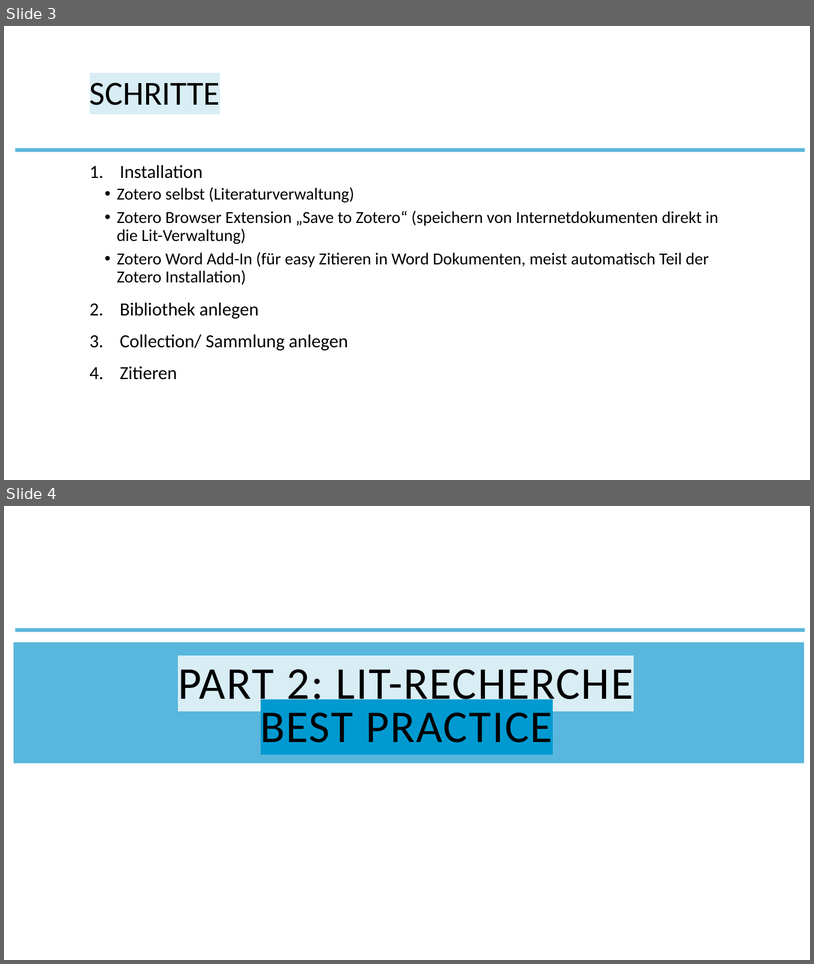
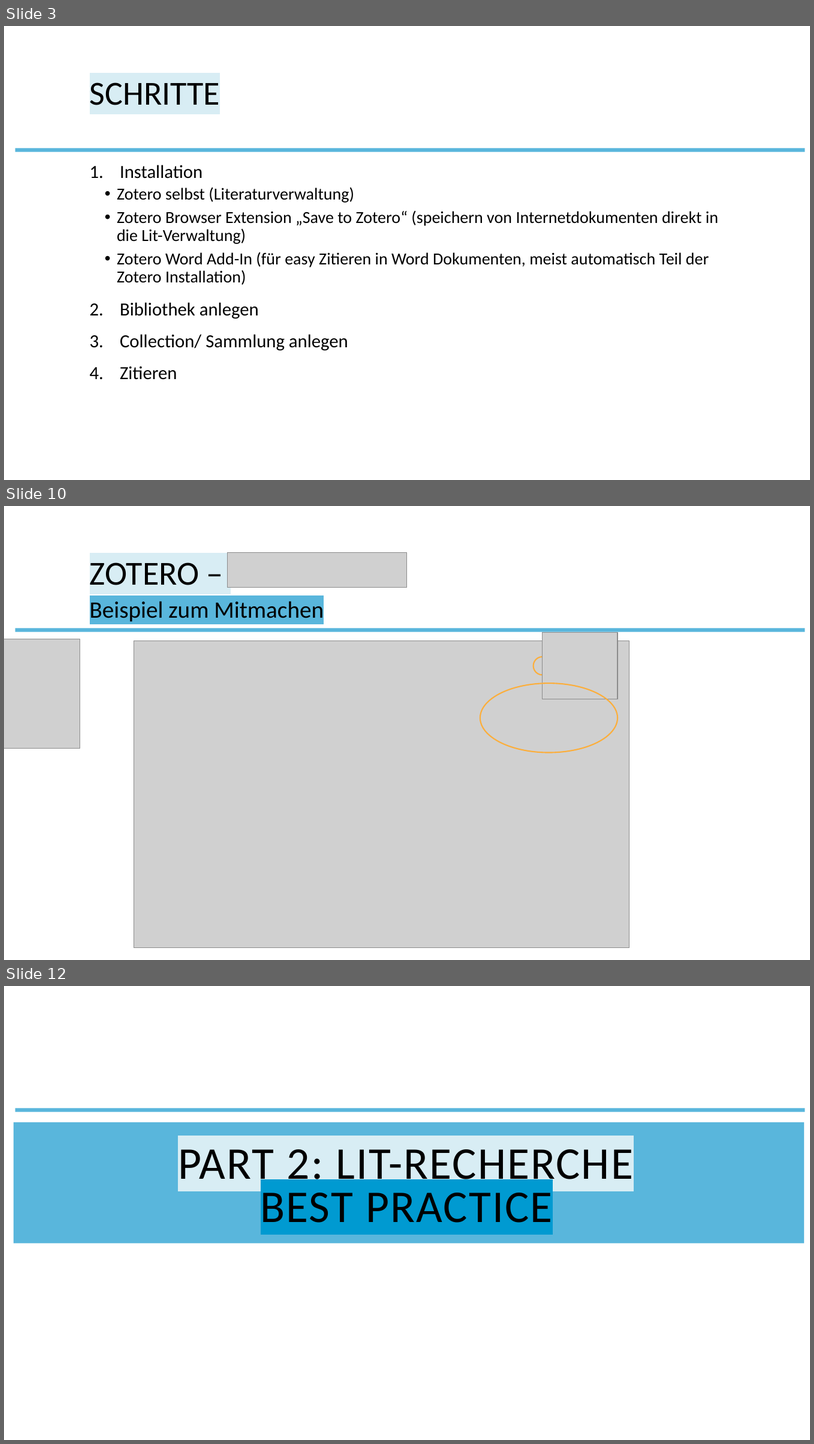
Before and after one commit to the-tave/stats-picker, a slide deck: How_to_Zotero.pptx. Shown one above the other, each under a label of ours: slides 3 and 4 before the commit, slides 3, 10 and 12 after it; the slides between them are not shown. The pictures are 814x964 and 814x1444 pixels, drawn with LibreOffice and Linux fonts; fonts in the diff are those of the drawing; grey boxes stand for pictures; background and template pictures are left out. Boxes give left, top, right and bottom in pixels: in the first picture for what was removed or moved away, otherwise in the second. Text is boxed around its words. In the diff, an @@ line names an element or a change of style, - is before the commit and + after.

```diff
--- a/How_to_Zotero.pptx
+++ b/How_to_Zotero.pptx
@@ slide 10 added at [4,506,810,960], background #FFFFFF; not listed: 1 template element that a slide beside it also shows @@
@@ picture added at [228,553,408,588] @@
@@ title added at [90,562,200,585], 40 pt, text #000000 @@
+ZOTERO –
@@ text added at [90,601,324,622], 28 pt, text #000000 @@
+Beispiel zum Mitmachen
@@ picture added at [4,639,80,748] @@
@@ picture added at [134,640,630,947] @@
@@ picture added at [543,633,618,700] @@
@@ ellipse added at [534,657,552,675], outline #FCAE3B 1.5 pt @@
@@ ellipse added at [481,683,618,753], outline #FCAE3B 1.5 pt @@
@@ what was slide 4 is now slide 12 @@
```
Also in this commit, not shown: 11 other slides added, 1 slide removed, 15 other files.
